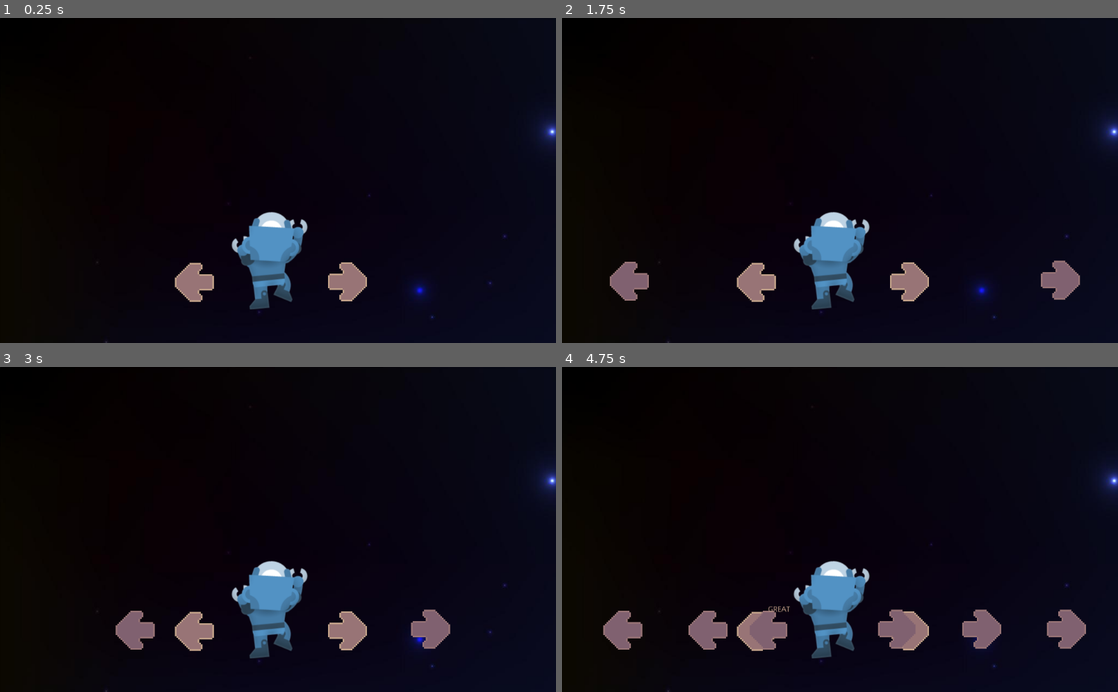
Above: before the commit, frames 1-4 (two rows, left to right).
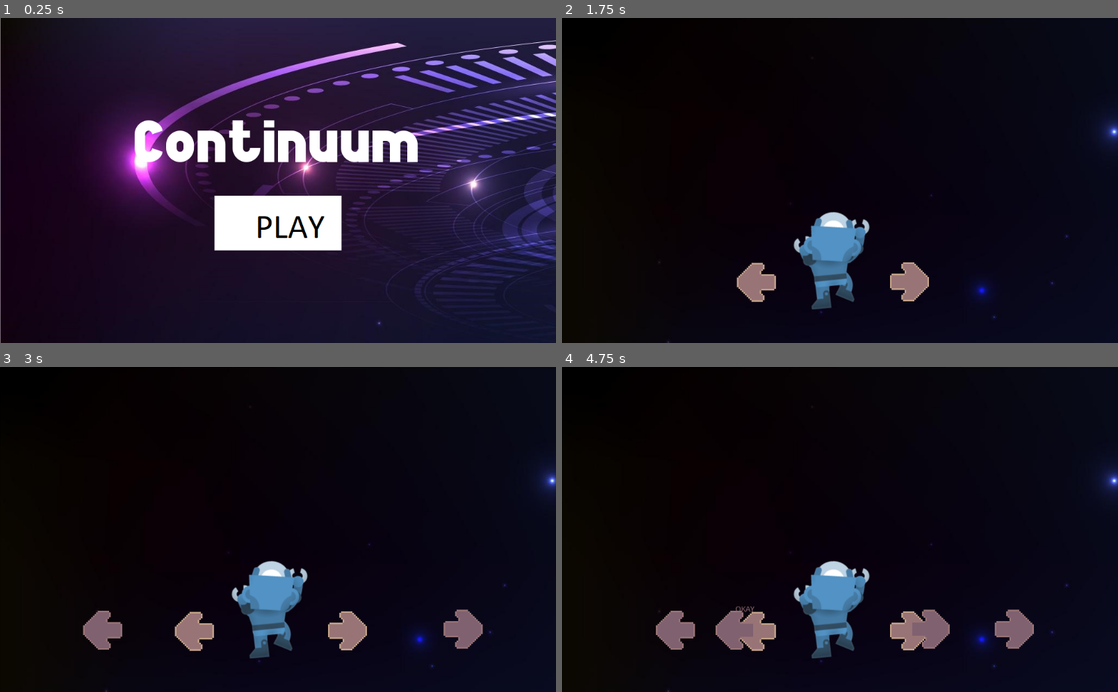
Above: after the commit, the same moments.

Repository: TrejoJulian/unq-ipv-boss-continuum
Game: Godot game, scene res://GUI.tscn
Same seed, same stepped clock (60 frames per second), same inputs: the game is played once before the commit and once after it. Before the commit the project starts from res://Game.tscn.
Inputs (mouse positions are in pixels of both pictures, inside the frame that each line leads up to):
- Up to frame 1 (0.25 s): no input
- Up to frame 2 (1.75 s): click (840, 222) at 0.52 s; tap Enter at 1.25 s
- Up to frame 3 (3 s): hold A (left_arrow_pressed) 2.03-2.78 s
- Up to frame 4 (4.75 s): hold A (left_arrow_pressed) from 4.28 s (still down)

The runs differ from the first frame. In frame 1, 69% of the frame differs, in the area x 0-100%, y 0-100%; in frame 2, 1.1%; in frame 3, 2.1%; in frame 4, 4.5%.

Commit message:
se agrega primer intento de pantalla de inicio

Diff:
--- /dev/null
+++ b/GUI.gd
@@ -0,0 +1,6 @@
+extends Control
+
+var next_scene = preload("res://Game.tscn")
+
+func _on_TextureButton_pressed():
+	get_tree().change_scene_to(next_scene)
--- /dev/null
+++ b/GUI.tscn
@@ -0,0 +1,54 @@
+[gd_scene load_steps=6 format=2]
+
+[ext_resource path="res://assets/background/background_menu.jpg" type="Texture" id=1]
+[ext_resource path="res://assets/fonts/bold_game_font_7.ttf" type="DynamicFontData" id=2]
+[ext_resource path="res://assets/buttons/play_button.png" type="Texture" id=3]
+[ext_resource path="res://GUI.gd" type="Script" id=4]
+
+[sub_resource type="DynamicFont" id=1]
+size = 128
+font_data = ExtResource( 2 )
+
+[node name="GUI" type="Control"]
+margin_right = 40.0
+margin_bottom = 40.0
+script = ExtResource( 4 )
+__meta__ = {
+"_edit_use_anchors_": false
+}
+
+[node name="Background" type="TextureRect" parent="."]
+margin_right = 1024.0
+margin_bottom = 600.0
+texture = ExtResource( 1 )
+__meta__ = {
+"_edit_use_anchors_": false
+}
+
+[node name="VBoxContainer" type="VBoxContainer" parent="Background"]
+margin_right = 1024.0
+margin_bottom = 600.0
+custom_constants/separation = 30
+alignment = 1
+__meta__ = {
+"_edit_use_anchors_": false
+}
+
+[node name="Title" type="Label" parent="Background/VBoxContainer"]
+margin_top = 170.0
+margin_right = 1024.0
+margin_bottom = 298.0
+custom_fonts/font = SubResource( 1 )
+text = "Continuum"
+align = 1
+valign = 1
+
+[node name="TextureButton" type="TextureButton" parent="Background/VBoxContainer"]
+margin_left = 395.0
+margin_top = 328.0
+margin_right = 629.0
+margin_bottom = 429.0
+size_flags_horizontal = 4
+texture_normal = ExtResource( 3 )
+
+[connection signal="pressed" from="Background/VBoxContainer/TextureButton" to="." method="_on_TextureButton_pressed"]
--- a/project.godot
+++ b/project.godot
@@ -21,7 +21,7 @@
 [application]
 
 config/name="Continuum"
-run/main_scene="res://Game.tscn"
+run/main_scene="res://GUI.tscn"
 config/icon="res://icon.png"
 
 [input]
Binary file added: assets/background/background_menu.jpg
Not shown, added: assets/background/background_menu.jpg.import
Binary file added: assets/buttons/play_button.png
Not shown, added: assets/buttons/play_button.png.import
Binary file added: assets/fonts/bold_game_font_7.ttf
Not shown, added: .gitignore
